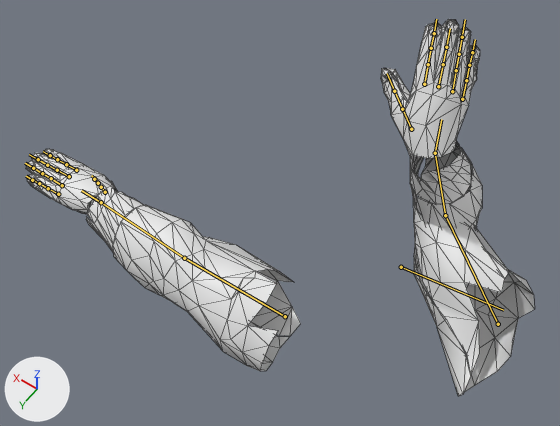
Renders of the Blender file sources_blender/bras_fps_anims.blend from each side of a commit.
The view is the same before and after, from a 50 mm lens placed at (-0.234, 0.708, 2.787), pointed at (0.308, -0.051, 1.595). Every picture has the same lights, and +X, +Y and +Z are marked at lower left. The picture after the commit comes second. Both versions are drawn at frame 7 of the action 'contre'; the numbers are the values there. The bones that change, and the others that lie on the model, are drawn over the model as lines. Mesh edges are drawn as thin lines.

In view in the first picture: 'brassards', 'gants', 'manches'.
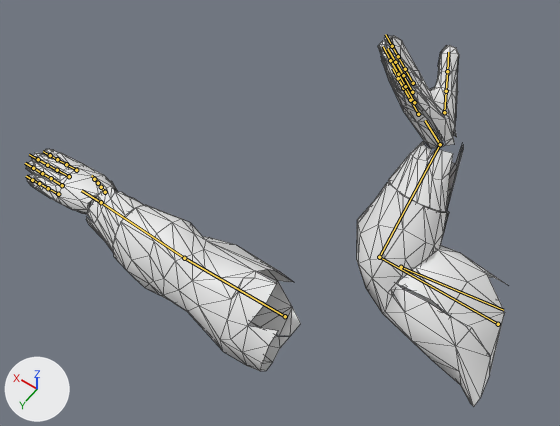
The edits, one by one:
Bone 'upperarm_r' (bone_upperarm_r) turns from (102, -23, 82) to (31, -48, 176) degrees about its own x, y and z.
Bone 'lowerarm_r' (bone_lowerarm_r) turns from (90, -3, -79) to (89, 4, 83) degrees about its own x, y and z.
Bone 'hand_r' (bone_hand_r) turns from (-35, 0, 36) to (-35, 0, -52) degrees about its own x, y and z.

Where the change shows, as pixel boxes (x1, y1, x2, y2) in the pictures (560 x 426 px):
'manches', posed (7% narrower, 10% shorter)
    before: (113, 146, 535, 396)
    after: (113, 182, 506, 406)
'gants', posed (9% shorter)
    before: (26, 19, 480, 214)
    after: (26, 36, 459, 214)
'brassards', posed
    before: (86, 141, 471, 253)
    after: (86, 142, 463, 253)
bone 'upperarm_r', root to tip
    before: (498, 324) to (445, 215)
    after: (498, 324) to (379, 257)
bone 'lowerarm_r', root to tip
    before: (445, 215) to (435, 153)
    after: (379, 257) to (440, 144)
bone 'hand_r', root to tip
    before: (435, 153) to (441, 119)
    after: (440, 144) to (425, 120)
